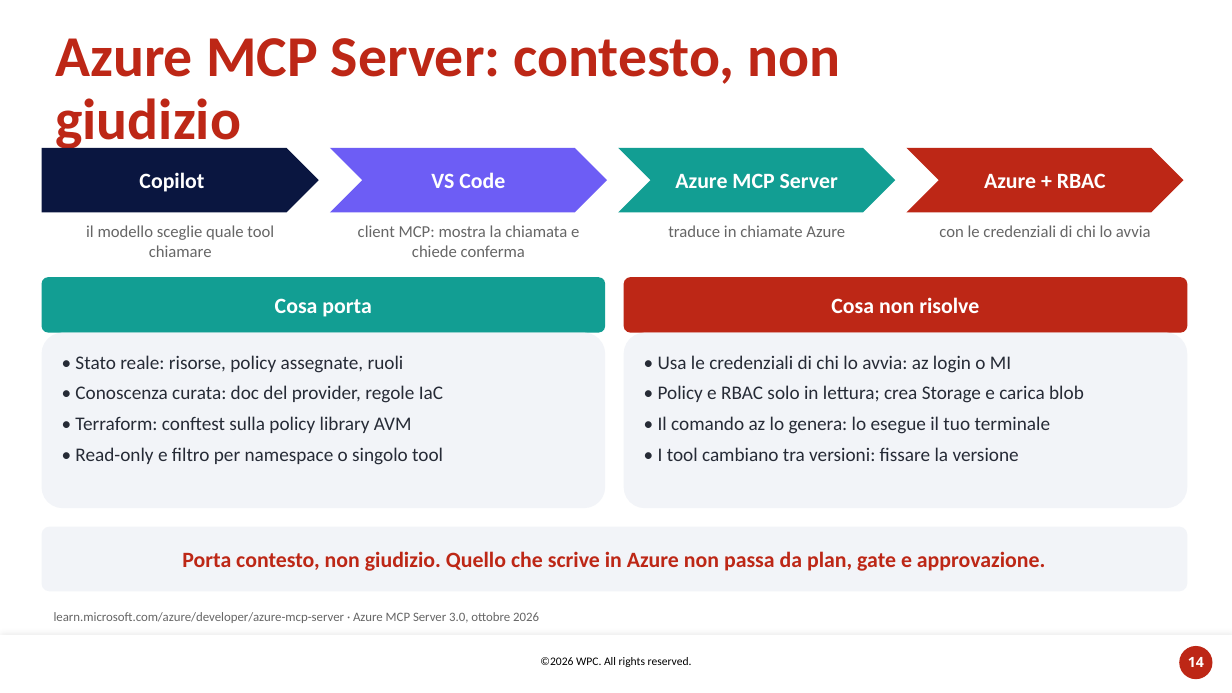
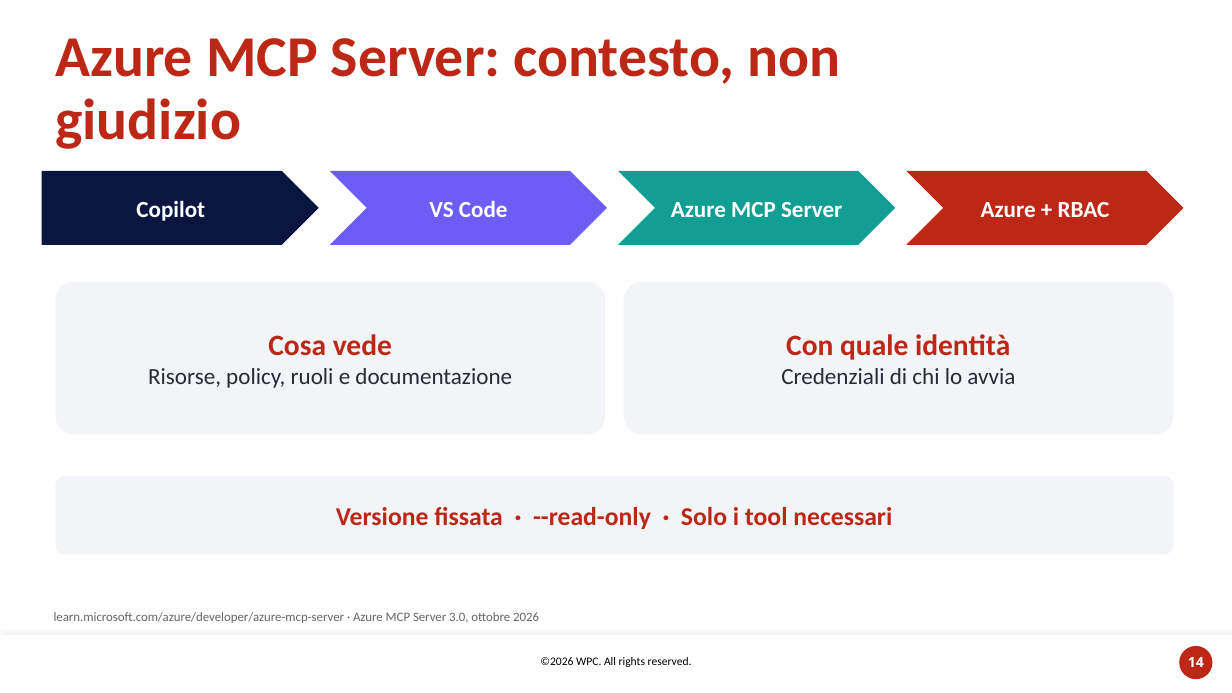
Before and after one commit to carlosacchi/wpc-2026, a slide deck: slide 14 of docs/session/out/WPC2026-Copilot-sotto-controllo.pptx. Drawn at 1232x693 pixels with LibreOffice and Linux fonts; fonts in the diff are those of the drawing; background and template pictures are left out. Boxes give left, top, right and bottom in pixels: in the first picture for what was removed or moved away, otherwise in the second. Text is boxed around its words. In the diff, an @@ line names an element or a change of style, - is before the commit and + after.

```diff
--- a/docs/session/out/WPC2026-Copilot-sotto-controllo.pptx
+++ b/docs/session/out/WPC2026-Copilot-sotto-controllo.pptx
@@ pentagon arrow "Copilot": place and size @@
-pentagon arrow "Copilot" at <box>42,148,319,213</box>
+pentagon arrow "Copilot" at <box>42,171,319,245</box>
@@ chevron "VS Code": place and size @@
-chevron "VS Code" at <box>330,148,607,213</box>
+chevron "VS Code" at <box>330,171,607,245</box>
@@ chevron "Azure MCP Server": place and size @@
-chevron "Azure MCP Server" at <box>618,148,896,213</box>
+chevron "Azure MCP Server" at <box>618,171,896,245</box>
@@ size 17 to 18 pt in 4 elements at <box>42,171,319,245</box>, <box>330,171,607,245</box>, <box>618,171,896,245</box>, <box>907,171,1184,245</box> @@
@@ chevron "Azure + RBAC": place and size @@
-chevron "Azure + RBAC" at <box>907,148,1184,213</box>
+chevron "Azure + RBAC" at <box>907,171,1184,245</box>
@@ text removed at <box>86,225,274,257</box> @@
-il modello sceglie quale tool chiamare
@@ text removed at <box>358,225,579,257</box> @@
-client MCP: mostra la chiamata e chiede conferma
@@ text removed at <box>668,225,845,237</box> @@
-traduce in chiamate Azure
@@ text removed at <box>939,225,1151,237</box> @@
-con le credenziali di chi lo avvia
@@ rounded rectangle removed at <box>42,277,605,333</box> @@
-Cosa porta
@@ rounded rectangle added at <box>55,282,605,434</box>, fill #F2F4F8, 18 pt, text #262B36 @@
+Cosa vede
+Risorse, policy, ruoli e documentazione
@@ rounded rectangle removed at <box>624,277,1188,333</box> @@
-Cosa non risolve
@@ rounded rectangle added at <box>624,282,1174,434</box>, fill #F2F4F8, 18 pt, text #262B36 @@
+Con quale identità
+Credenziali di chi lo avvia
@@ rounded rectangle removed at <box>42,333,605,508</box> @@
-• Stato reale: risorse, policy assegnate, ruoli
-• Conoscenza curata: doc del provider, regole IaC
-• Terraform: conftest sulla policy library AVM
-• Read-only e filtro per namespace o singolo tool
@@ rounded rectangle removed at <box>624,333,1188,508</box> @@
-• Usa le credenziali di chi lo avvia: az login o MI
-• Policy e RBAC solo in lettura; crea Storage e carica blob
-• Il comando az lo genera: lo esegue il tuo terminale
-• I tool cambiano tra versioni: fissare la versione
@@ rounded rectangle added at <box>55,476,1174,555</box>, fill #F2F4F8, 20 pt, text #BD2716, bold @@
+Versione fissata · --read-only · Solo i tool necessari
@@ rounded rectangle removed at <box>42,527,1188,592</box> @@
-Porta contesto, non giudizio. Quello che scrive in Azure non passa da plan, gate e approvazione.
```
Also in this commit, not shown: 12 other slides changed, 6 slides added, 5 slides removed, 4 other files.
